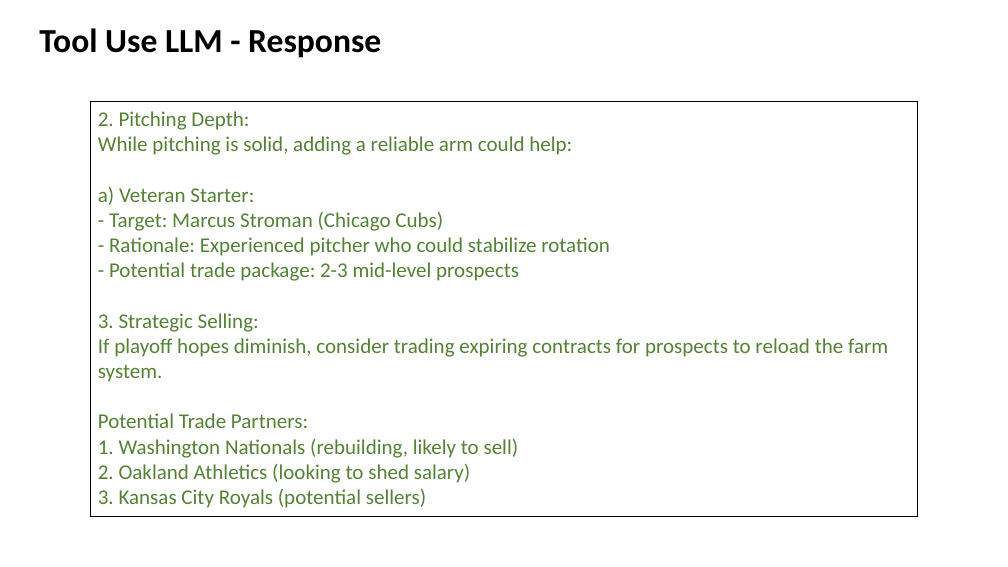
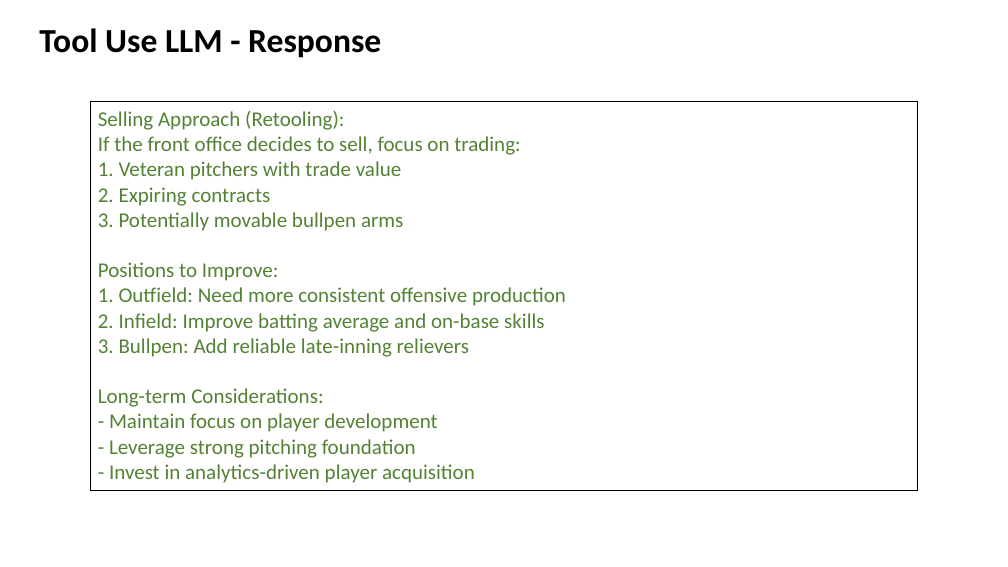
Before and after one commit to jpowersbaseball/mlbchat, a slide deck: slide 17 of docs/trade_deadline.pptx. Drawn at 1008x567 pixels with LibreOffice and Linux fonts; fonts in the diff are those of the drawing. Boxes give left, top, right and bottom in pixels: in the first picture for what was removed or moved away, otherwise in the second. Text is boxed around its words. In the diff, an @@ line names an element or a change of style, - is before the commit and + after.

```diff
--- a/docs/trade_deadline.pptx
+++ b/docs/trade_deadline.pptx
@@ rectangle "Selling Approach (Retooling):": place and size @@
-rectangle "Selling Approach (Retooling):" at [91, 101, 918, 516]
+rectangle "Selling Approach (Retooling):" at [91, 101, 918, 491]
@@ text in rectangle at [98, 111, 566, 483]: text changed @@
-2. Pitching Depth:
-While pitching is solid, adding a reliable arm could help:
-a) Veteran Starter:
-- Target: Marcus Stroman (Chicago Cubs)
-- Rationale: Experienced pitcher who could stabilize rotation
-- Potential trade package: 2-3 mid-level prospects
-3. Strategic Selling:
-If playoff hopes diminish, consider trading expiring contracts for prospects to reload the farm system.
-Potential Trade Partners:
-1. Washington Nationals (rebuilding, likely to sell)
-2. Oakland Athletics (looking to shed salary)
-3. Kansas City Royals (potential sellers)
+Selling Approach (Retooling):
+If the front office decides to sell, focus on trading:
+1. Veteran pitchers with trade value
+2. Expiring contracts
+3. Potentially movable bullpen arms
+Positions to Improve:
+1. Outfield: Need more consistent offensive production
+2. Infield: Improve batting average and on-base skills
+3. Bullpen: Add reliable late-inning relievers
+Long-term Considerations:
+- Maintain focus on player development
+- Leverage strong pitching foundation
+- Invest in analytics-driven player acquisition
```
Also in this commit, not shown: 4 other slides changed, 10 slides added, 10 slides removed, 5 other files.
